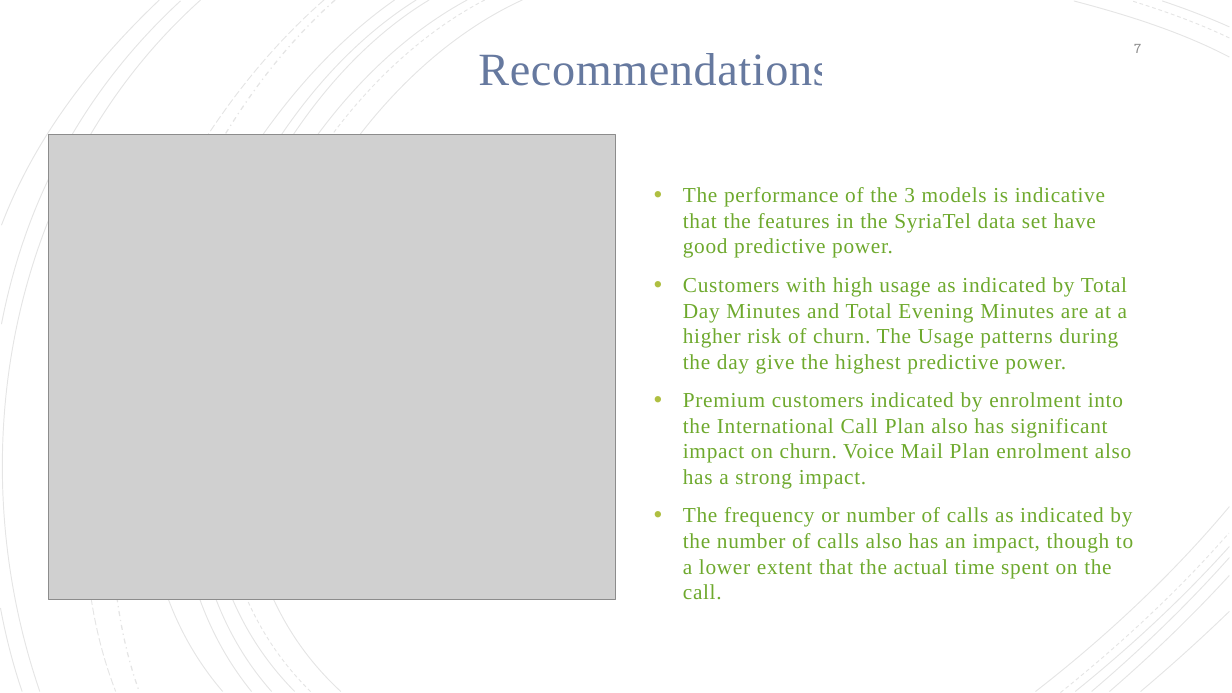
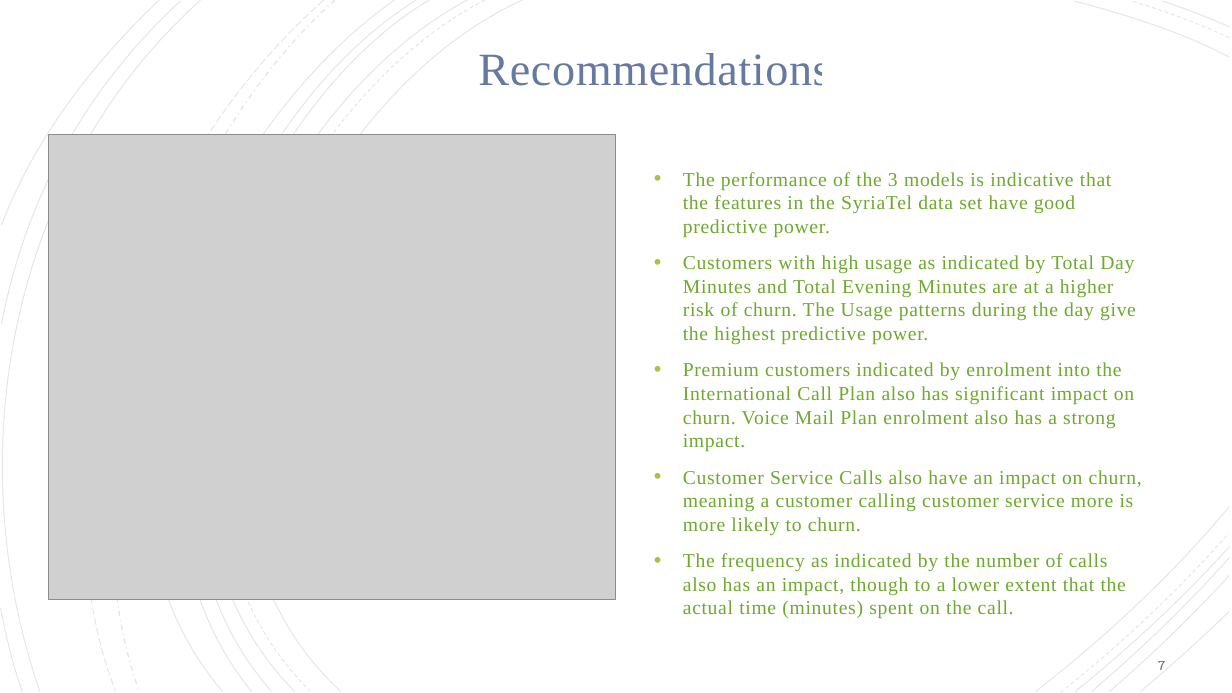
Before and after one commit to WambuiMunene/Phase-3-Project, a slide deck: slide 7 of Presentation.pptx. Drawn at 1232x693 pixels with LibreOffice and Linux fonts; fonts in the diff are those of the drawing; grey boxes stand for pictures. Boxes give left, top, right and bottom in pixels: in the first picture for what was removed or moved away, otherwise in the second. Text is boxed around its words. In the diff, an @@ line names an element or a change of style, - is before the commit and + after.

```diff
--- a/Presentation.pptx
+++ b/Presentation.pptx
@@ text at (683,172,1136,451): size 16.6 to 15.3 pt in "The performance of the 3 models is ...", "Customers with high usage as indicated by ...", "Premium customers indicated by enrolment into the ..." @@
@@ text at (683,470,1142,618): text changed; size 16.6 to 15.3 pt @@
-• The frequency or number of calls as indicated by the number of calls also has an impact, though to a lower extent that the actual time spent on the call.
+• Customer Service Calls also have an impact on churn, meaning a customer calling customer service more is more likely to churn.
+• The frequency as indicated by the number of calls also has an impact, though to a lower extent that the actual time (minutes) spent on the call.
@@ page number: place and size @@
-page number at (1134,44,1141,53)
+page number at (1158,661,1165,670)
@@ page number at (1158,661,1165,670): text colour #8C8C8C to #000000 at 60% opacity; less space between paragraphs @@
```
Also in this commit, not shown: 8 other slides changed, 1 other file.
